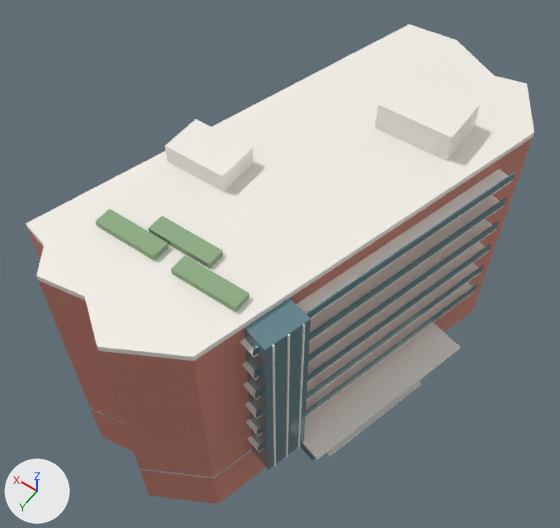
Renders of the glTF model assets/models/mong.glb from each side of a commit.
Rendered twice from a camera (50 mm lens) standing at (-25.1, 38.9, 73.0) and looking at (1.4, 1.8, 14.7). The lights are fixed; the arrows at lower left show +X, +Y and +Z. The picture after the commit comes second. Where no turn or scale is listed for an object, it has been applied to the vertices.

The scene before the commit, as lines of its bpy script (objects in view):
```python
me_cube_007 = bpy.data.meshes.new('Cube.007')
me_cube_007.from_pydata(...)  # 8 vertices, 12 faces; spans x -3.8..3.8, y -13.5..13.5, z -0.4..0.4
me_cube_007.materials.append(mat_mmw_glass)  # cyan #6f939b
me_cube_016 = bpy.data.meshes.new('Cube.016')
me_cube_016.from_pydata(...)  # a box spanning x -3.0..3.0, y -0.8..0.8, z -0.3..0.3
me_cube_016.materials.append(mat_mmw_green)  # greyish green #90ad86
me_cube_017 = bpy.data.meshes.new('Cube.017')
me_cube_017.from_pydata(...)  # a box spanning x -3.0..3.0, y -0.8..0.8, z -0.3..0.3
me_cube_017.materials.append(mat_mmw_green)  # greyish green #90ad86
me_cube_018 = bpy.data.meshes.new('Cube.018')
me_cube_018.from_pydata(...)  # a box spanning x -3.0..3.0, y -0.8..0.8, z -0.3..0.3
me_cube_018.materials.append(mat_mmw_green)  # greyish green #90ad86
me_cube_020 = bpy.data.meshes.new('Cube.020')
me_cube_020.from_pydata(...)  # a box spanning x -3.0..3.0, y -2.0..2.0, z -0.9..0.9
me_cube_020.materials.append(mat_mmw_white)  # white #f3f0e8
ob_mmw_balustrade_3 = bpy.data.objects.new('MMW_balustrade_3', me_cube_007)
ob_mmw_balustrade_3.location = (-10.35, 2.78, 19.1)
ob_mmw_planter_0 = bpy.data.objects.new('MMW_planter_0', me_cube_016)
ob_mmw_planter_0.location = (-1.17, 14.25, 27.35)
ob_mmw_planter_1 = bpy.data.objects.new('MMW_planter_1', me_cube_017)
ob_mmw_planter_1.location = (2.83, 12.25, 27.35)
ob_mmw_planter_2 = bpy.data.objects.new('MMW_planter_2', me_cube_018)
ob_mmw_planter_2.location = (6.64, 14.07, 27.35)
ob_mmw_roof_plant = bpy.data.objects.new('MMW_roof_plant', me_cube_020)
ob_mmw_roof_plant.location = (6.83, 4.25, 27.95)
# also in view: 'MMW_balustrade_5' at (-10.3, 2.8, 25.5); 'MMW_core' at (-6.8, 13.7, 16.2); 'MMW_balcony_4' at (-9.6, 2.6, 21.8); 'MMW_roof' at (0.3, 0.1, 26.8); 'MMW_balcony_0' at (-9.6, 2.6, 9.0)
```
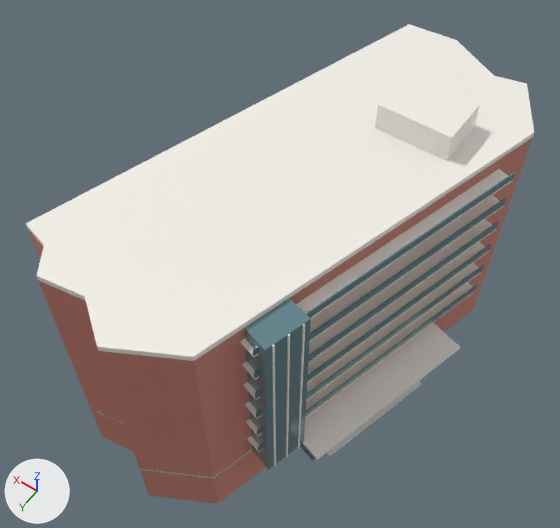
Where the change shows, as pixel boxes [x1, y1, x2, y2] in the pictures (560 x 528 px):
'MMW_roof_plant', deleted: before [165, 119, 253, 192]
'MMW_planter_0', deleted: before [171, 255, 249, 312]
'MMW_planter_1', deleted: before [148, 216, 223, 269]
'MMW_planter_2', deleted: before [95, 209, 169, 261]

The change, as a diff of the scene's bpy script:
```diff
--- a/assets/models/mong.glb.py
+++ b/assets/models/mong.glb.py
@@ ob_mmw_planter_0 @@
-ob_mmw_planter_0 = bpy.data.objects.new('MMW_planter_0', me_cube_016)
-ob_mmw_planter_0.location = (-1.17, 14.25, 27.35)
@@ ob_mmw_planter_1 @@
-ob_mmw_planter_1 = bpy.data.objects.new('MMW_planter_1', me_cube_017)
-ob_mmw_planter_1.location = (2.83, 12.25, 27.35)
@@ ob_mmw_planter_2 @@
-ob_mmw_planter_2 = bpy.data.objects.new('MMW_planter_2', me_cube_018)
-ob_mmw_planter_2.location = (6.64, 14.07, 27.35)
@@ ob_mmw_roof_plant @@
-ob_mmw_roof_plant = bpy.data.objects.new('MMW_roof_plant', me_cube_020)
-ob_mmw_roof_plant.location = (6.83, 4.25, 27.95)
```
